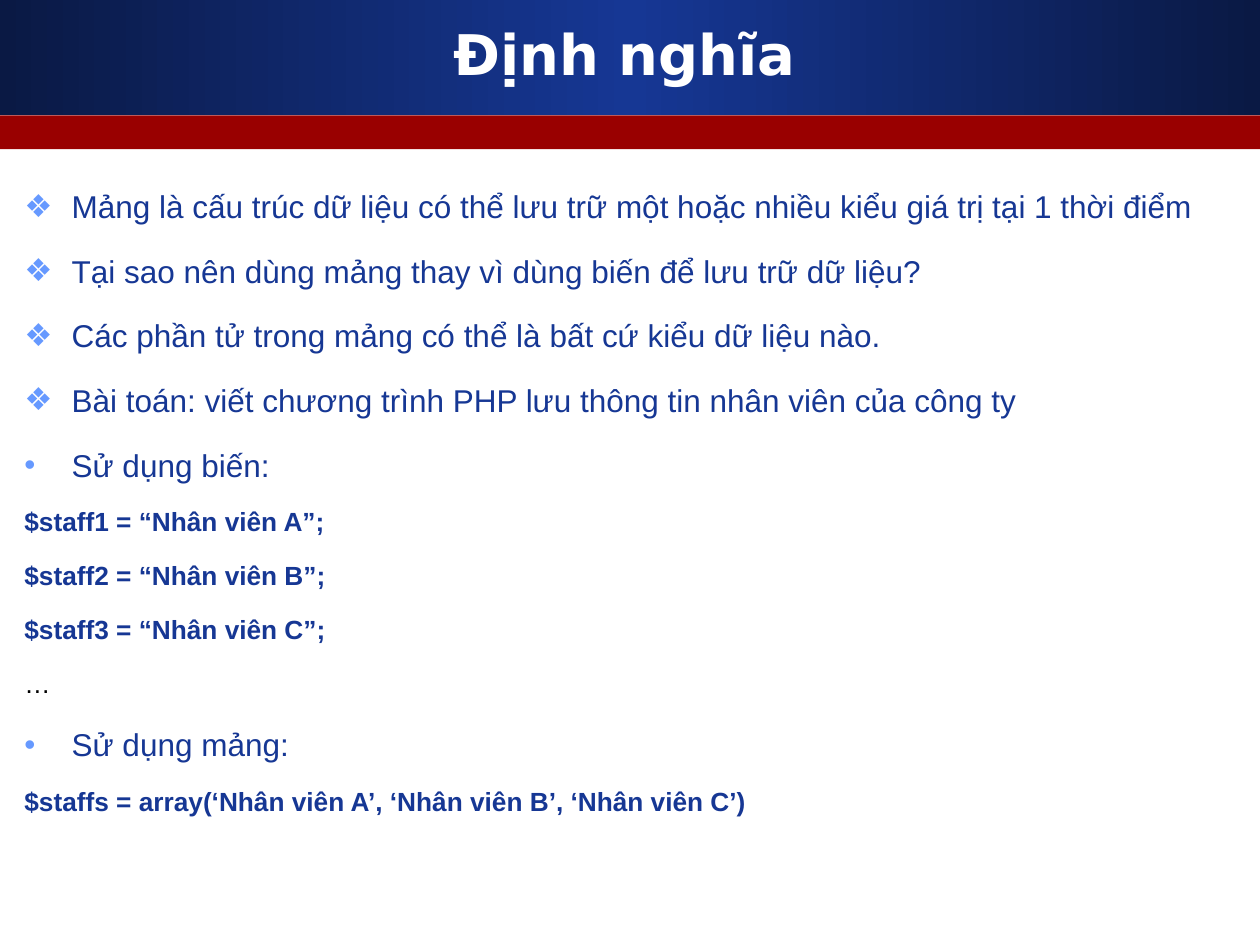
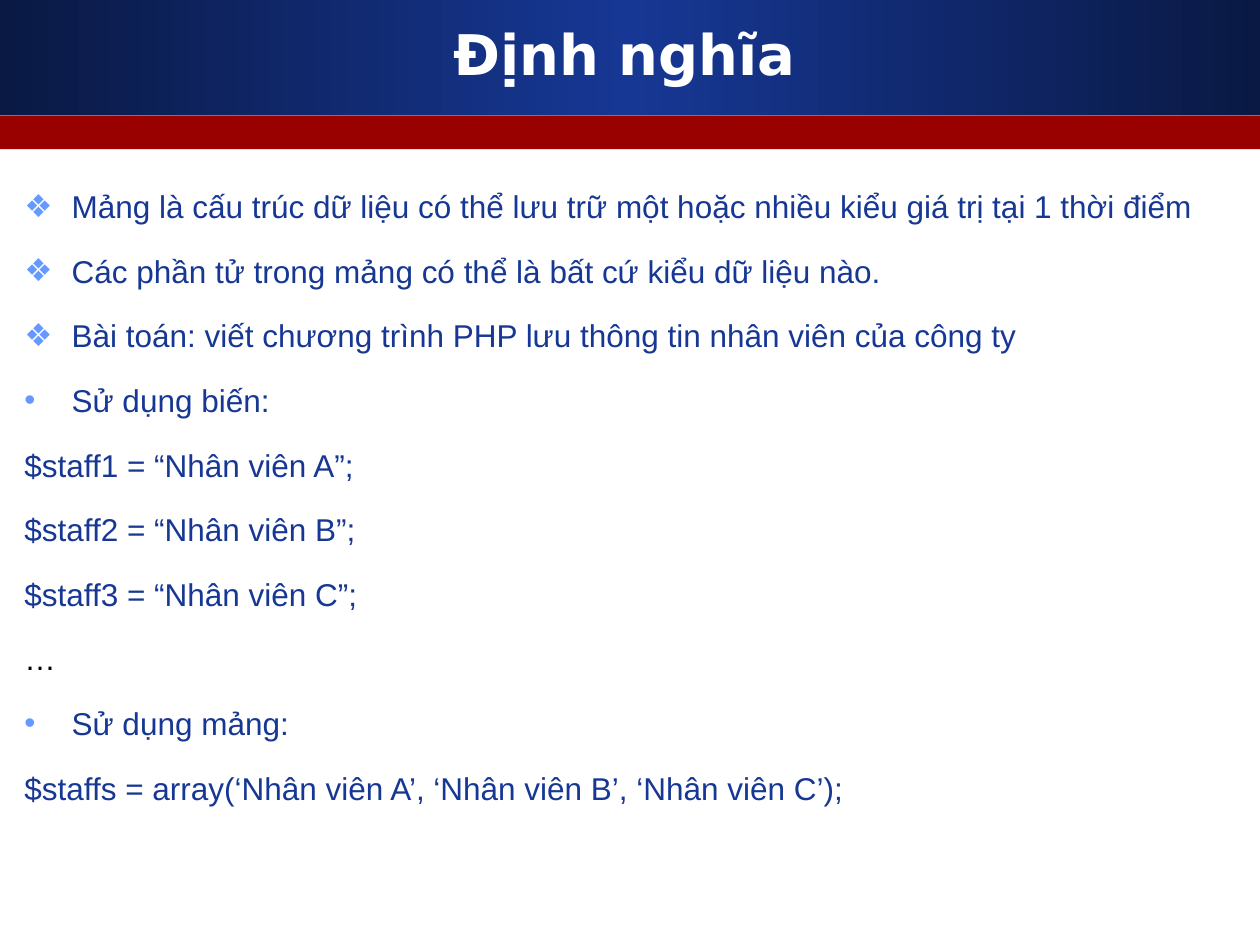
Before and after one commit to melng124/php39_devpro, a slide deck: slide 3 of Day12_PHP_Function_Custom_Include_Require_Function_Scope_Variable/Slides/4_Array_Foreach.ppt. Drawn at 1260x945 pixels with LibreOffice and Linux fonts; fonts in the diff are those of the drawing. Boxes give left, top, right and bottom in pixels: in the first picture for what was removed or moved away, otherwise in the second. Text is boxed around its words. In the diff, an @@ line names an element or a change of style, - is before the commit and + after.

Commit message:
slide array

```diff
--- a/Day12_PHP_Function_Custom_Include_Require_Function_Scope_Variable/Slides/4_Array_Foreach.ppt
+++ b/Day12_PHP_Function_Custom_Include_Require_Function_Scope_Variable/Slides/4_Array_Foreach.ppt
@@ text at box(72, 258, 921, 289): paragraph removed @@
-❖ Tại sao nên dùng mảng thay vì dùng biến để lưu trữ dữ liệu?
@@ text at box(24, 453, 357, 610): size 15 to 18 pt in "$staff1 = “Nhân viên A”;", "$staff2 = “Nhân viên B”;", "$staff3 = “Nhân viên C”;", "…"; bold off in "$staff1 = “Nhân viên A”;", "$staff2 = “Nhân viên B”;", "$staff3 = “Nhân viên C”;" @@
@@ text at box(24, 776, 843, 806): text changed; size 15 to 18 pt; bold off @@
-$staffs = array(‘Nhân viên A’, ‘Nhân viên B’, ‘Nhân viên C’)
+$staffs = array(‘Nhân viên A’, ‘Nhân viên B’, ‘Nhân viên C’);
```
Also in this commit, not shown: 3 other slides changed, 1 other file.
